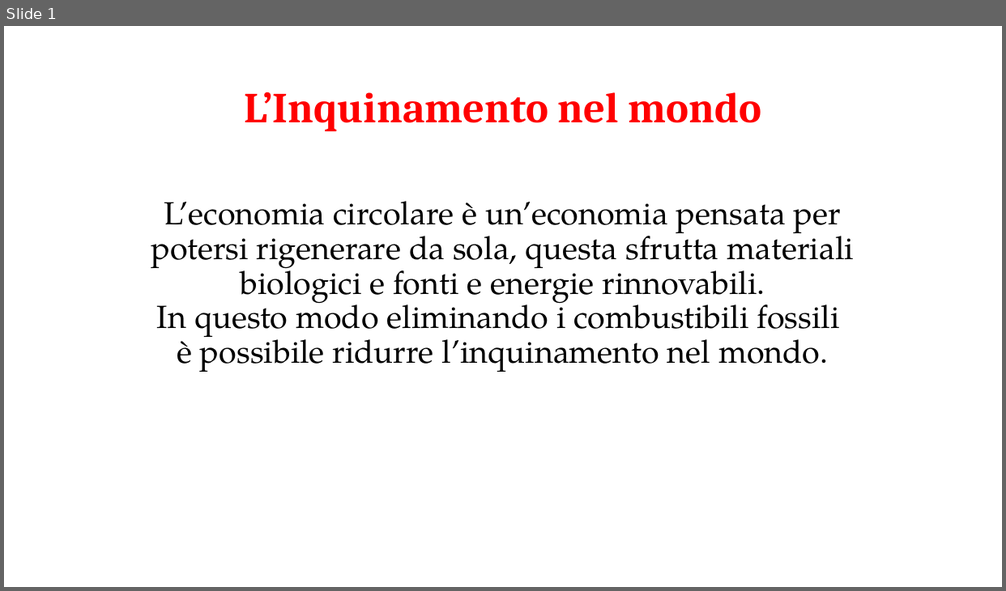
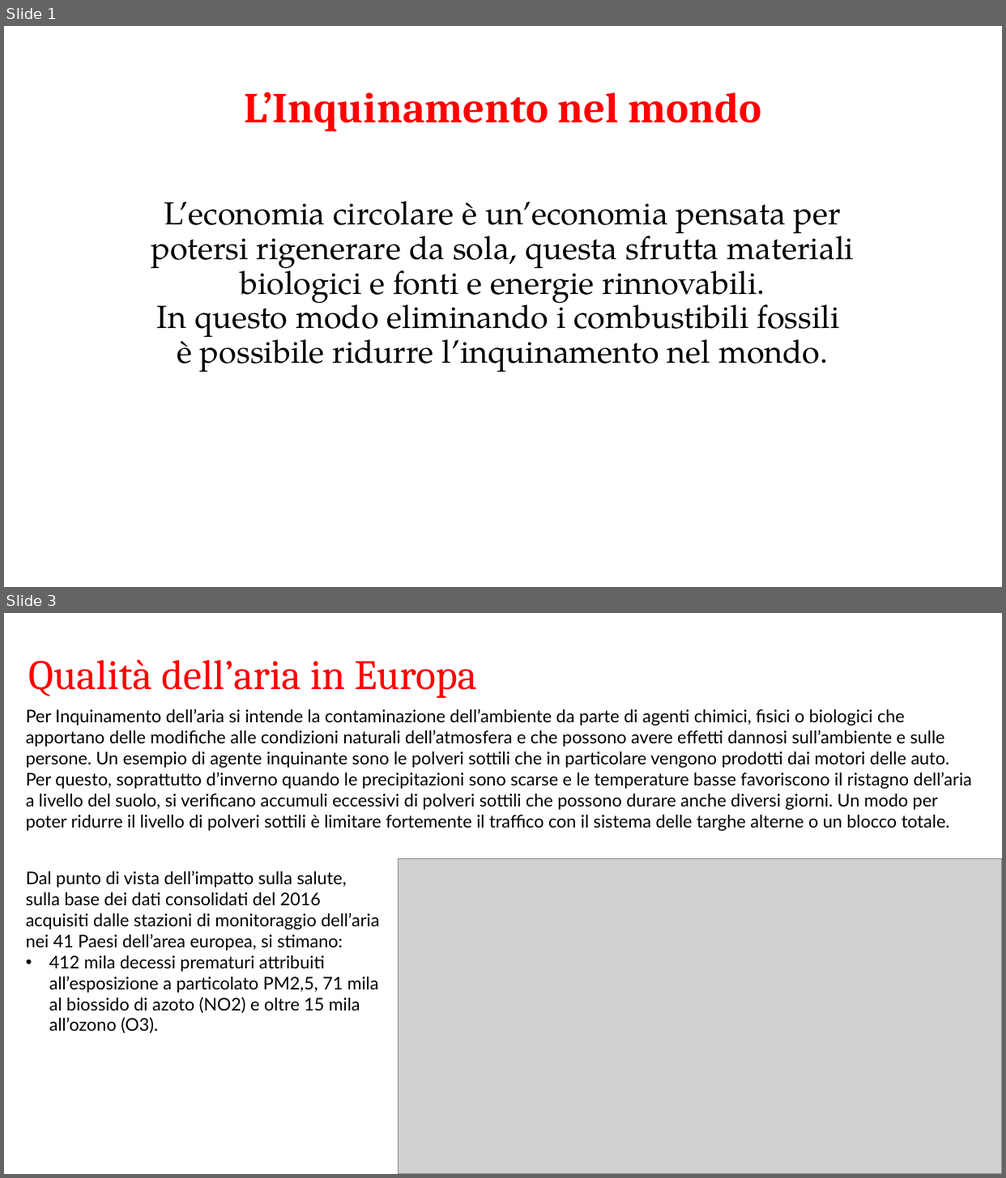
Before and after one commit to FrancescoZeno/Compito-2bi, a slide deck: pptx compito R/matematica.pptx. Shown one above the other, each under a label of ours: slide 1 before the commit, slides 1 and 3 after it; the slides between them are not shown. The pictures are 1006x591 and 1006x1178 pixels, drawn with LibreOffice and Linux fonts; fonts in the diff are those of the drawing; grey boxes stand for pictures. Boxes give left, top, right and bottom in pixels: in the first picture for what was removed or moved away, otherwise in the second. Text is boxed around its words. In the diff, an @@ line names an element or a change of style, - is before the commit and + after.

```diff
--- a/pptx compito R/matematica.pptx
+++ b/pptx compito R/matematica.pptx
@@ slide 3 added at (x1=4, y1=613, x2=1002, y2=1174), background #FFFFFF @@
@@ text added at (x1=28, y1=659, x2=477, y2=698), 30.2 pt, text #FF0000 @@
+Qualità dell’aria in Europa
@@ text added at (x1=26, y1=709, x2=972, y2=831), 12.6 pt, text #000000 @@
+Per Inquinamento dell’aria si intende la contaminazione dell’ambiente da parte di agenti chimici, fisici o biologici che apportano delle modifiche alle condizioni naturali dell’atmosfera e che possono avere effetti dannosi sull’ambiente e sulle persone. Un esempio di agente inquinante sono le polveri sottili che in particolare vengono prodotti dai motori delle auto. Per questo, soprattutto d’inverno quando le precipitazioni sono scarse e le temperature basse favoriscono il ristagno dell’aria a livello del suolo, si verificano accumuli eccessivi di polveri sottili che possono durare anche diversi giorni. Un modo per poter ridurre il livello di polveri sottili è limitare fortemente il traffico con il sistema delle targhe alterne o un blocco totale.
@@ text added at (x1=26, y1=871, x2=379, y2=1033), 12.6 pt, text #000000 @@
+Dal punto di vista dell’impatto sulla salute, sulla base dei dati consolidati del 2016 acquisiti dalle stazioni di monitoraggio dell’aria nei 41 Paesi dell’area europea, si stimano:
+• 412 mila decessi prematuri attribuiti all’esposizione a particolato PM2,5, 71 mila al biossido di azoto (NO2) e oltre 15 mila all’ozono (O3).
@@ picture added at (x1=398, y1=858, x2=1002, y2=1174) @@
```
Also in this commit, not shown: 1 other slide added, 5 slides removed, 21 other files.
